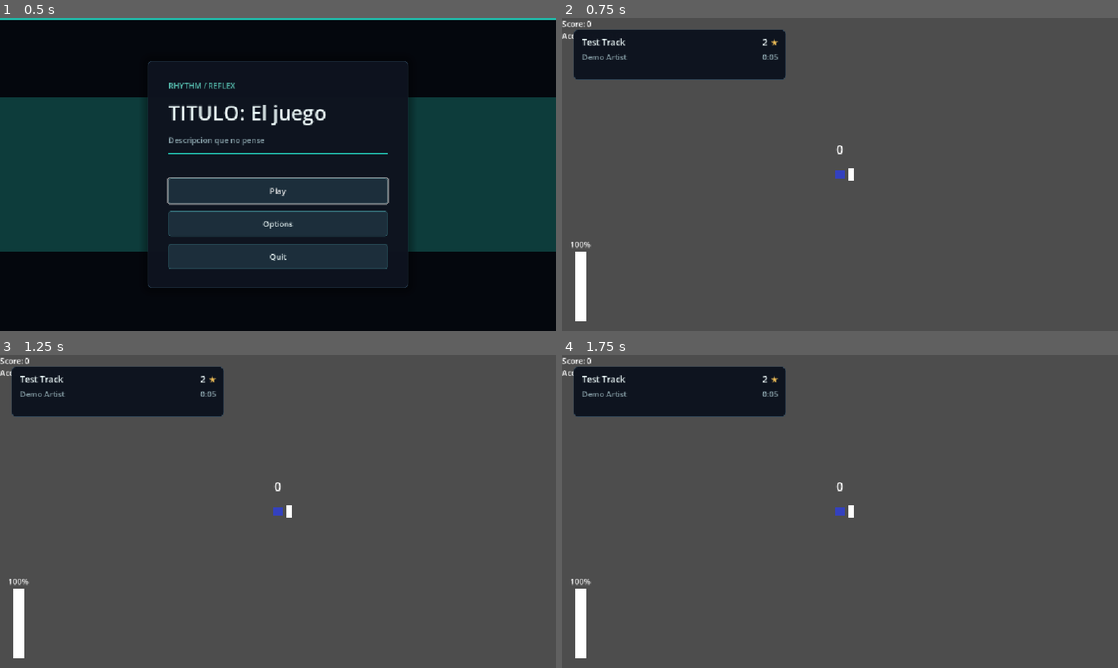
Above: before the commit, frames 1-4 (two rows, left to right).
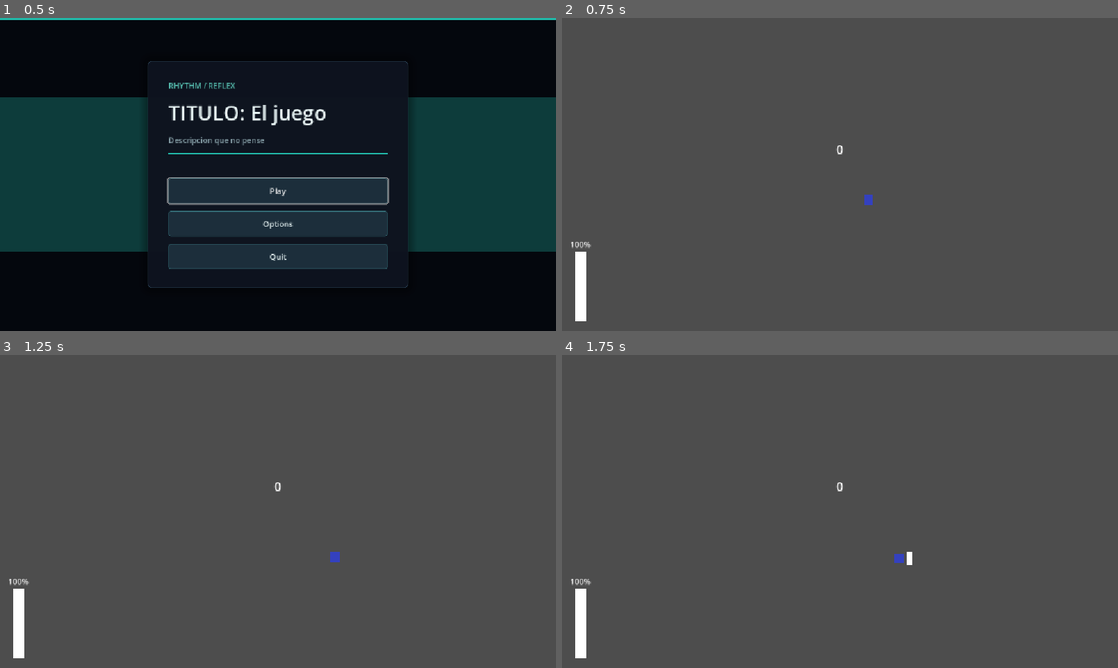
Above: after the commit, the same moments.

Repository: ftambler/godot-rythm-game
Game: Godot game, scene res://scenes/ui/Menu.tscn
Two runs of this game, one before a commit and one after it. Both use one fixed random seed, a clock stepped at 60 frames per second and the inputs below.
Inputs:
- Up to frame 1 (0.5 s): no input
- Up to frame 2 (0.75 s): click "Play" at 0.5 s
- Up to frame 3 (1.25 s): no input
- Up to frame 4 (1.75 s): tap Enter at 1.25 s; hold Right (shield_right) from 1.28 s (still down); hold Space (hit_orb) from 1.28 s (still down)

Frame 1 is identical in both runs. In frame 2, 6.2% of the frame differs, in the area x 0-56%, y 0-60%; in frame 3, 6.3%; in frame 4, 6.3%, in the area x 0-63%, y 0-68%.
Error after the commit: Parse Error: Too many arguments for "open()" call. Expected at most 1 but received 2. (res://scripts/Game.gd:72)

Commit message:
Added health and combo

Diff:
--- a/scripts/Game.gd
+++ b/scripts/Game.gd
@@ -12,15 +12,19 @@
 @onready var results_screen: ResultsScreen = $ResultsScreen
 
 var level: LevelData
+var _run_finished: bool = false
 
 func _ready() -> void:
 	player.hit_registered.connect(score_handler.handle_hit)
 	score_handler.score_updated.connect(update_hud)
+	score_handler.gameplay_stats_updated.connect(update_gameplay_hud)
+	score_handler.health_depleted.connect(_on_health_depleted)
 	level_manager.level_finished.connect(_on_level_finished)
 	level_intro.start_requested.connect(_start_level)
 	results_screen.replay_requested.connect(_replay_level)
 	results_screen.menu_requested.connect(_return_to_menu)
 	update_hud(score_handler.get_score(), score_handler.get_accuracy())
+	update_gameplay_hud(score_handler.combo, score_handler.health)
 	player.object_hit.connect(level_manager.object_hit)
 	_load_level()
 
@@ -53,9 +57,19 @@
 	MusicController.play_music(level.music, level.song_start)
 
 func _on_level_finished() -> void:
+	_finish_level(true)
+
+func _on_health_depleted() -> void:
+	_finish_level(false)
+
+func _finish_level(did_win: bool) -> void:
+	if _run_finished:
+		return
+
+	_run_finished = true
 	get_tree().paused = true
 	pause_menu.set_pause_enabled(false)
-	results_screen.open(score_handler)
+	results_screen.open(score_handler, did_win)
 
 func _replay_level() -> void:
 	get_tree().paused = false
@@ -70,3 +84,7 @@
 func update_hud(score: int, accuracy: float) -> void:
 	hud.update_score(score)
 	hud.update_accuracy(accuracy)
+
+func update_gameplay_hud(combo: int, health: int) -> void:
+	hud.update_combo(combo)
+	hud.update_health(health)
--- a/scripts/scoring/HUD.gd
+++ b/scripts/scoring/HUD.gd
@@ -4,6 +4,9 @@
 
 @onready var score_label: Label = $ScoreLabel
 @onready var accuracy_label: Label = $AccuracyLabel
+@onready var combo_label: Label = $ComboLabel
+@onready var health_label: Label = $HealthLabel
+@onready var health_bar: ProgressBar = $HealthBar
 
 
 func update_score(score: int) -> void:
@@ -12,3 +15,12 @@
 
 func update_accuracy(accuracy: float) -> void:
 	accuracy_label.text = "Accuracy: " + str(snapped(accuracy * 100.0, 0.1)) + "%"
+
+
+func update_combo(combo: int) -> void:
+	combo_label.text = str(combo)
+
+
+func update_health(health: int) -> void:
+	health_label.text = str(health) + "%"
+	health_bar.value = health
--- a/scripts/scoring/ScoreHandler.gd
+++ b/scripts/scoring/ScoreHandler.gd
@@ -1,6 +1,10 @@
 class_name ScoreHandler
 extends Node
 
+const MAX_HEALTH: int = 100
+
+@export_range(1, MAX_HEALTH, 1) var health_lost_per_miss: int = 10
+@export_range(0, MAX_HEALTH, 1) var health_gained_per_full_hit: int = 5
 
 var total_hits: int = 0
 var score: int = 0
@@ -8,8 +12,13 @@
 var missed_hits: int = 0
 var half_hits: int = 0
 var full_hits: int = 0
+var combo: int = 0
+var health: int = MAX_HEALTH
+var _health_depleted: bool = false
 
 signal score_updated(score: int, accuracy: float)
+signal gameplay_stats_updated(combo: int, health: int)
+signal health_depleted
 
 func handle_hit(result: HitResult.Type) -> void:
 	total_hits += 1
@@ -18,15 +27,25 @@
 	match result:
 		HitResult.Type.MISS:
 			missed_hits += 1
+			combo = 0
+			health = maxi(0, health - health_lost_per_miss)
 		HitResult.Type.HALF:
 			half_hits += 1
+			combo += 1
 		HitResult.Type.FULL:
 			full_hits += 1
+			combo += 1
+			health = mini(MAX_HEALTH, health + health_gained_per_full_hit)
 
 	score_updated.emit(
 		get_score(),
 		get_accuracy()
 	)
+	gameplay_stats_updated.emit(combo, health)
+
+	if health == 0 and not _health_depleted:
+		_health_depleted = true
+		health_depleted.emit()
 
 
 func get_score() -> int:
